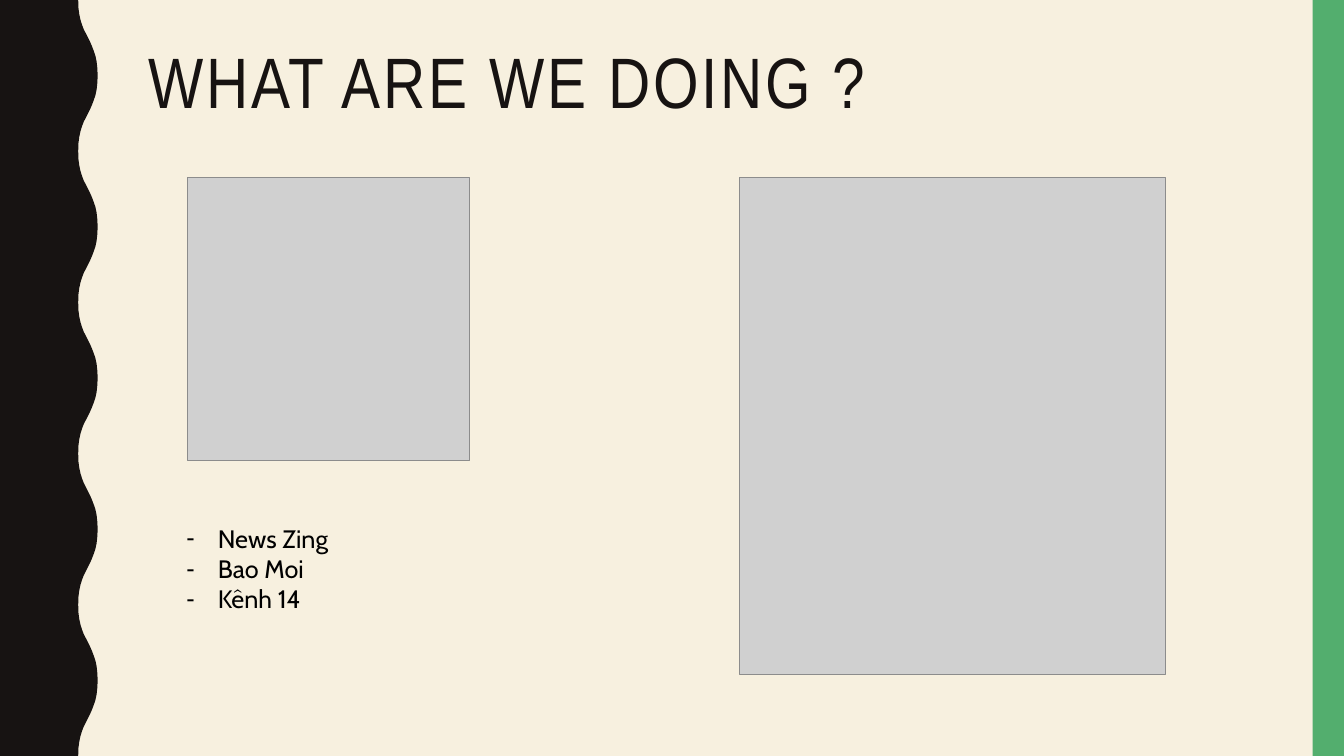
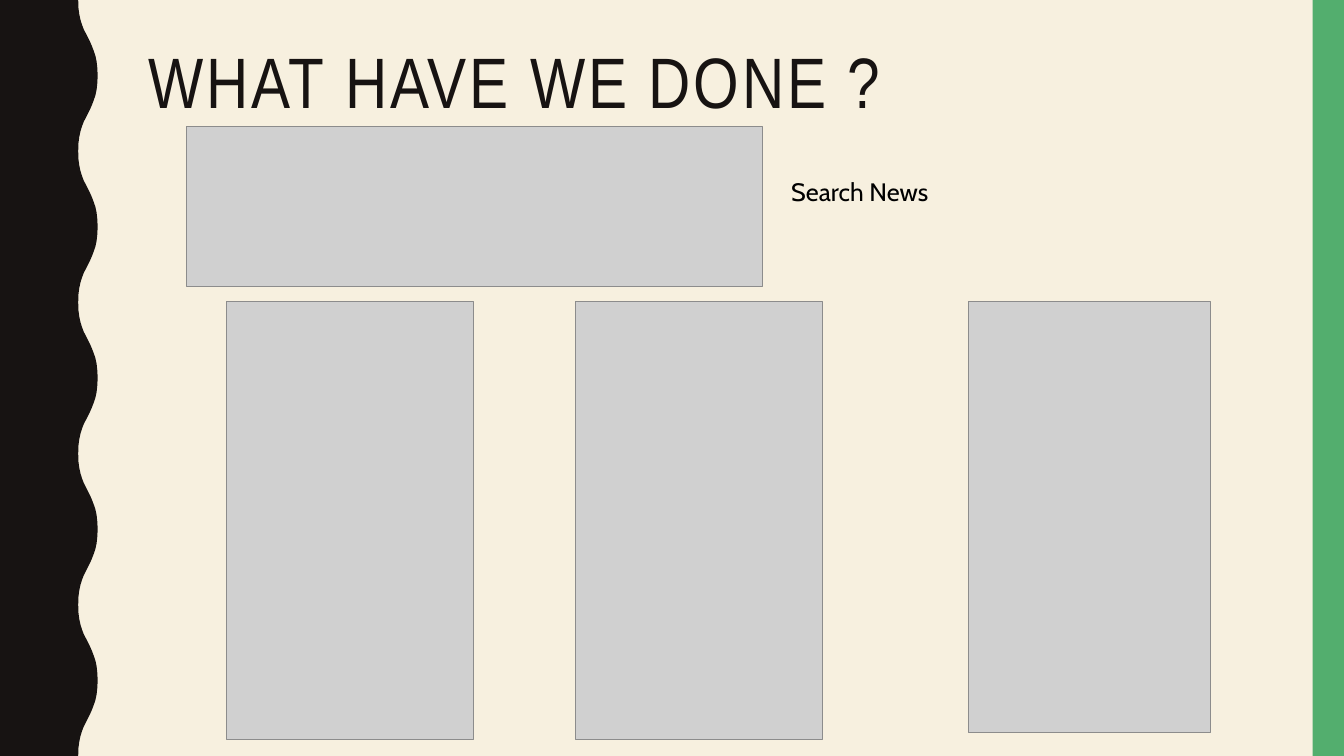
Before and after one commit to sh12345hung/Hercules-s-Son, a slide deck: slide 4 of Slide/BaoCao6.pptx (slide 3 before the commit). Drawn at 1344x756 pixels with LibreOffice and Linux fonts; fonts in the diff are those of the drawing; grey boxes stand for pictures. Boxes give left, top, right and bottom in pixels: in the first picture for what was removed or moved away, otherwise in the second. Text is boxed around its words. In the diff, an @@ line names an element or a change of style, - is before the commit and + after.

```diff
--- a/Slide/BaoCao6.pptx
+++ b/Slide/BaoCao6.pptx
@@ title at [148,58,826,109]: text changed @@
-WHAT ARE WE DOING ?
+WHAT HAVE WE DONE ?
@@ picture added at [187,127,763,286] @@
@@ picture removed at [188,177,471,461] @@
@@ picture removed at [740,177,1167,675] @@
@@ text at [791,182,928,202]: text changed @@
-– News Zing
-– Bao Moi
-– Kênh 14
+Search News
@@ picture added at [227,301,473,740] @@
@@ picture added at [576,301,822,740] @@
@@ picture added at [968,301,1210,732] @@
```
Also in this commit, not shown: 2 slides added, 5 slides removed.
